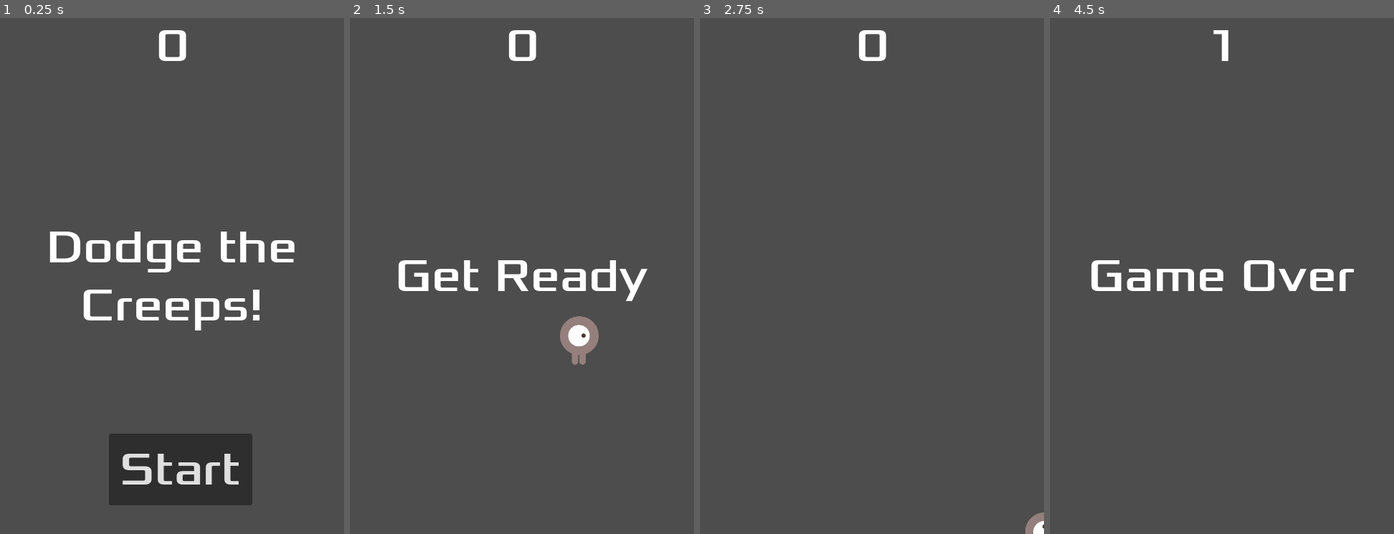
Above: before the commit, frames 1-4 (left to right).
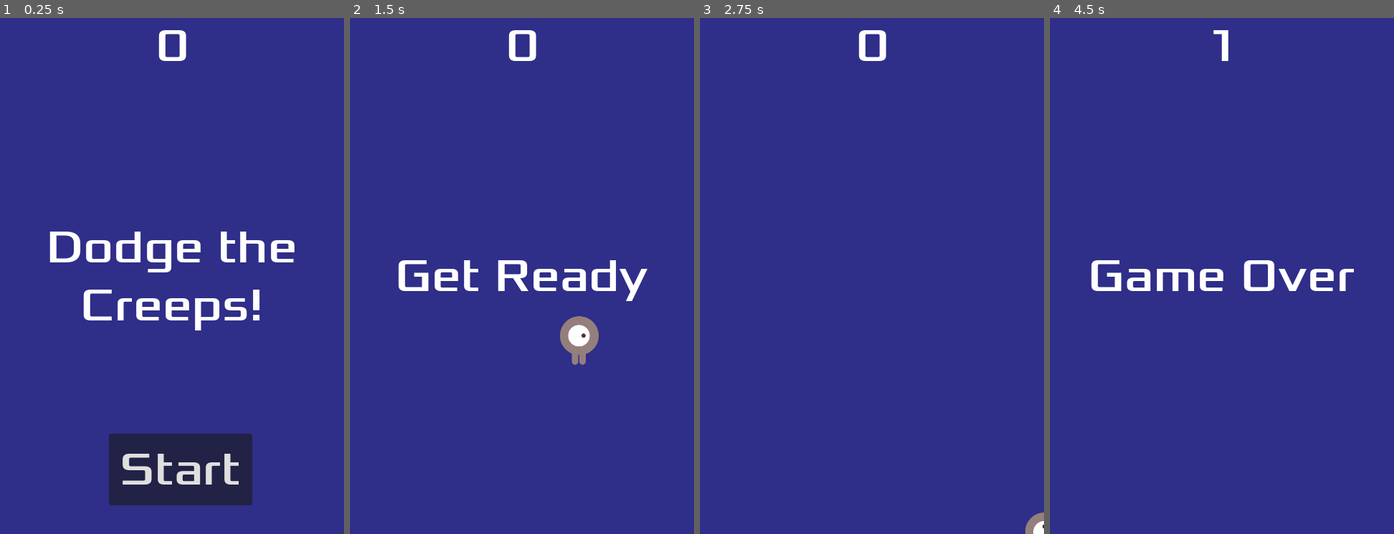
Above: after the commit, the same moments.

Repository: TeaAndCoffeeParty/godot-beginning
Game: Godot game, scene res://main.tscn
Two runs of this game, one before a commit and one after it. Both use one fixed random seed, a clock stepped at 60 frames per second and the inputs below.
Inputs:
- Up to frame 1 (0.25 s): no input
- Up to frame 2 (1.5 s): click "Start" at 0.5 s; tap Enter at 1.25 s; hold Right (move_right) from 1.28 s (still down)
- Up to frame 3 (2.75 s): release Right (move_right) at 2.03 s; hold Down (move_down) from 2.03 s (still down)
- Up to frame 4 (4.5 s): release Down (move_down) at 2.78 s; hold Right (move_right) 2.78-3.53 s; hold Up (move_up) 3.53-4.28 s; hold Left (move_left) from 4.28 s (still down)

The runs differ from the first frame. In frame 1, 91% of the frame differs, in the area x 0-100%, y 0-100%; in frame 2, 97%; in frame 3, 100%; in frame 4, 98%.

Commit message:
add music and shortcut for start button

Diff:
--- a/first2dgame/hud.tscn
+++ b/first2dgame/hud.tscn
@@ -1,7 +1,13 @@
-[gd_scene load_steps=3 format=3 uid="uid://1acsgoduo56w"]
+[gd_scene load_steps=5 format=3 uid="uid://1acsgoduo56w"]
 
 [ext_resource type="FontFile" uid="uid://r3x7fgv3tjli" path="res://fonts/Xolonium-Regular.ttf" id="1_37p78"]
 [ext_resource type="Script" uid="uid://lvhqd541pp7w" path="res://hud.gd" id="1_64ctp"]
+
+[sub_resource type="InputEventAction" id="InputEventAction_64ctp"]
+action = &"start_game"
+
+[sub_resource type="Shortcut" id="Shortcut_8sq4i"]
+events = [SubResource("InputEventAction_64ctp")]
 
 [node name="HUD" type="CanvasLayer"]
 script = ExtResource("1_64ctp")
@@ -53,6 +59,7 @@
 grow_vertical = 0
 theme_override_fonts/font = ExtResource("1_37p78")
 theme_override_font_sizes/font_size = 64
+shortcut = SubResource("Shortcut_8sq4i")
 text = "Start"
 
 [node name="MessageTimer" type="Timer" parent="."]
--- a/first2dgame/main.gd
+++ b/first2dgame/main.gd
@@ -14,6 +14,8 @@
 	$ScoreTimer.stop()
 	$MobTimer.stop()
 	$HUD.show_game_over()
+	$Music.stop()
+	$DeathSound.play()
 
 func new_game():
 	score = 0
@@ -22,6 +24,7 @@
 	$HUD.update_score(score)
 	$HUD.show_message("Get Ready")
 	get_tree().call_group("mobs", "queue_free")
+	$Music.play()
 
 func _on_score_timer_timeout() -> void:
 	score += 1
--- a/first2dgame/main.tscn
+++ b/first2dgame/main.tscn
@@ -1,9 +1,11 @@
-[gd_scene load_steps=6 format=3 uid="uid://bpd61lulw2gmj"]
+[gd_scene load_steps=8 format=3 uid="uid://bpd61lulw2gmj"]
 
 [ext_resource type="Script" uid="uid://dwuklc5xfmbm6" path="res://main.gd" id="1_0xm2m"]
 [ext_resource type="PackedScene" uid="uid://dbmh17ya35sm8" path="res://player.tscn" id="1_ig7tw"]
 [ext_resource type="PackedScene" uid="uid://csmwiv08sb0is" path="res://mob.tscn" id="2_h2yge"]
 [ext_resource type="PackedScene" uid="uid://1acsgoduo56w" path="res://hud.tscn" id="4_1bvp3"]
+[ext_resource type="AudioStream" uid="uid://d02yk8u76ms06" path="res://art/House In a Forest Loop.ogg" id="5_7mycd"]
+[ext_resource type="AudioStream" uid="uid://80wdb23xhhio" path="res://art/gameover.wav" id="6_272bh"]
 
 [sub_resource type="Curve2D" id="Curve2D_ig7tw"]
 _data = {
@@ -14,6 +16,14 @@
 [node name="Main" type="Node"]
 script = ExtResource("1_0xm2m")
 mob_scene = ExtResource("2_h2yge")
+
+[node name="ColorRect" type="ColorRect" parent="."]
+anchors_preset = 15
+anchor_right = 1.0
+anchor_bottom = 1.0
+grow_horizontal = 2
+grow_vertical = 2
+color = Color(0.184314, 0.180392, 0.537255, 1)
 
 [node name="Player" parent="." instance=ExtResource("1_ig7tw")]
 visible = false
@@ -38,6 +48,13 @@
 
 [node name="HUD" parent="." instance=ExtResource("4_1bvp3")]
 
+[node name="Music" type="AudioStreamPlayer" parent="."]
+stream = ExtResource("5_7mycd")
+parameters/looping = true
+
+[node name="DeathSound" type="AudioStreamPlayer" parent="."]
+stream = ExtResource("6_272bh")
+
 [connection signal="hit" from="Player" to="." method="game_over"]
 [connection signal="timeout" from="MobTimer" to="." method="_on_mob_timer_timeout"]
 [connection signal="timeout" from="ScoreTimer" to="." method="_on_score_timer_timeout"]
--- a/first2dgame/project.godot
+++ b/first2dgame/project.godot
@@ -43,3 +43,8 @@
 "events": [Object(InputEventKey,"resource_local_to_scene":false,"resource_name":"","device":-1,"window_id":0,"alt_press …(195 unchanged characters)…
 ]
 }
+start_game={
+"deadzone": 0.5,
+"events": [Object(InputEventKey,"resource_local_to_scene":false,"resource_name":"","device":-1,"window_id":0,"alt_pressed":false,"shift_pressed":false,"ctrl_pressed":false,"meta_pressed":false,"pressed":false,"keycode":0,"physical_keycode":4194309,"key_label":0,"unicode":0,"location":0,"echo":false,"script":null)
+]
+}
